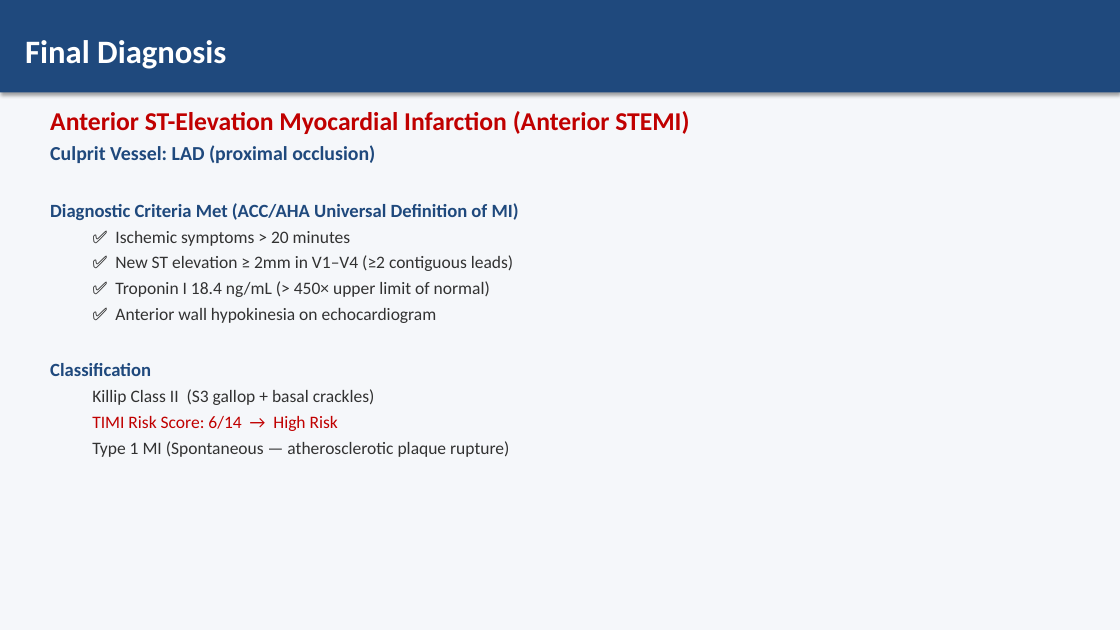
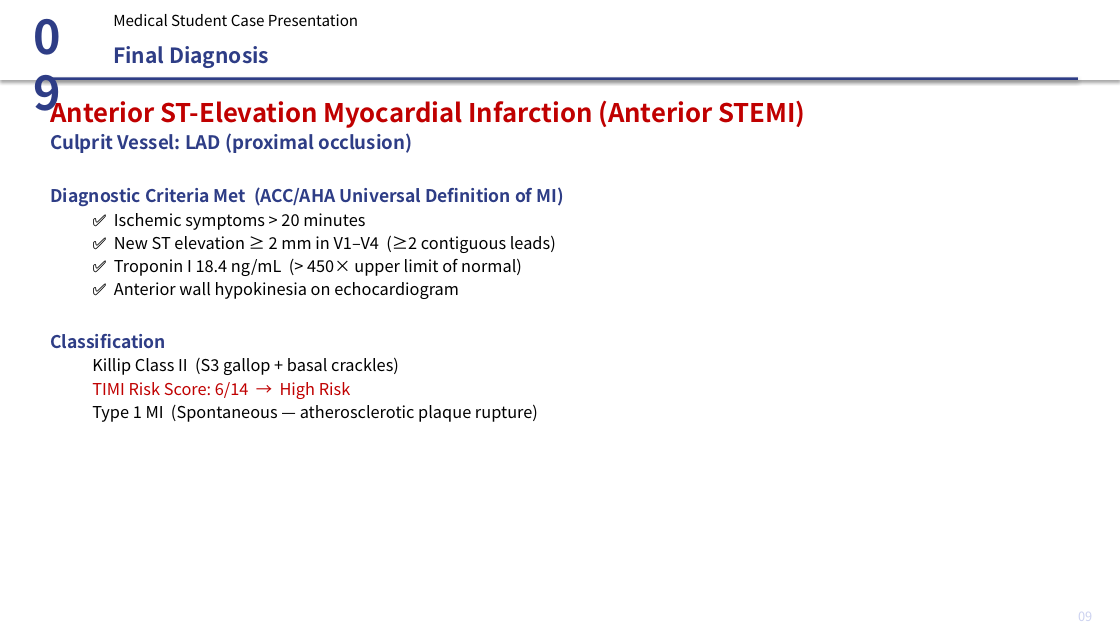
Before and after one commit to p16791918-lab/endo, a slide deck: slide 10 of case_MI.pptx. Drawn at 1120x630 pixels with LibreOffice and Linux fonts; fonts in the diff are those of the drawing. Boxes give left, top, right and bottom in pixels: in the first picture for what was removed or moved away, otherwise in the second. Text is boxed around its words. In the diff, an @@ line names an element or a change of style, - is before the commit and + after.

```diff
--- a/case_MI.pptx
+++ b/case_MI.pptx
@@ rectangle at (0,0,1120,630): fill #F5F7FA to #FFFFFF @@
@@ rectangle added at (0,0,1120,80), fill #FFFFFF @@
@@ text added at (25,4,92,76), 40 pt, text #2E3D86, bold @@
+09
@@ text added at (113,14,358,26), 13 pt, text #000000 @@
+Medical Student Case Presentation
@@ text "Final Diagnosis": place and size @@
-text "Final Diagnosis" at (0,0,1120,92)
+text "Final Diagnosis" at (113,46,269,68)
@@ text "Final Diagnosis" at (113,46,269,68): size 28 to 18 pt, font Calibri to Noto Sans CJK KR, text colour #FFFFFF to #2E3D86; vertical alignment middle to top; fill #1F497D to none; shadow off @@
@@ rectangle added at (42,77,1078,80), fill #2E3D86 @@
@@ text "Anterior ST-Elevation Myocardial Infarction (Anterior ...": place and size @@
-text "Anterior ST-Elevation Myocardial Infarction (Anterior ..." at (50,111,689,457)
+text "Anterior ST-Elevation Myocardial Infarction (Anterior ..." at (50,95,805,422)
@@ text at (50,95,805,422): font Calibri to Noto Sans CJK KR in "Anterior ST-Elevation Myocardial Infarction (Anterior STEMI)", "Culprit Vessel: LAD (proximal occlusion)", "Diagnostic Criteria Met (ACC/AHA Universal Definition of ...", "✅ Ischemic symptoms > 20 minutes" and 6 more places; size 17 to 16 pt in "Culprit Vessel: LAD (proximal occlusion)"; text colour #1F497D to #2E3D86 in "Culprit Vessel: LAD (proximal occlusion)", "Diagnostic Criteria Met (ACC/AHA Universal Definition of ...", "Classification"; size 16 to 15 pt in "Diagnostic Criteria Met (ACC/AHA Universal Definition of ...", "Classification"; size 15 to 14 pt in "✅ Ischemic symptoms > 20 minutes", "✅ Troponin I 18.4 ng/mL (> 450× ...", "✅ Anterior wall hypokinesia on echocardiogram", "Killip Class II (S3 gallop + basal ..." and 2 more places; text colour #323232 to #000000 in "✅ Ischemic symptoms > 20 minutes", "✅ Troponin I 18.4 ng/mL (> 450× ...", "✅ Anterior wall hypokinesia on echocardiogram", "Killip Class II (S3 gallop + basal ..." and 1 more places; less space between paragraphs @@
@@ text at (114,235,556,253): text changed; size 15 to 14 pt; font Calibri to Noto Sans CJK KR; text colour #323232 to #000000 @@
-  ✅ New ST elevation ≥ 2mm in V1–V4 (≥2 contiguous leads)
+  ✅ New ST elevation ≥ 2 mm in V1–V4 (≥2 contiguous leads)
@@ text added at (1078,612,1092,621), 11 pt, text #CCD2F0 @@
+09
```
Also in this commit, not shown: 11 other slides changed, 1 other file.
